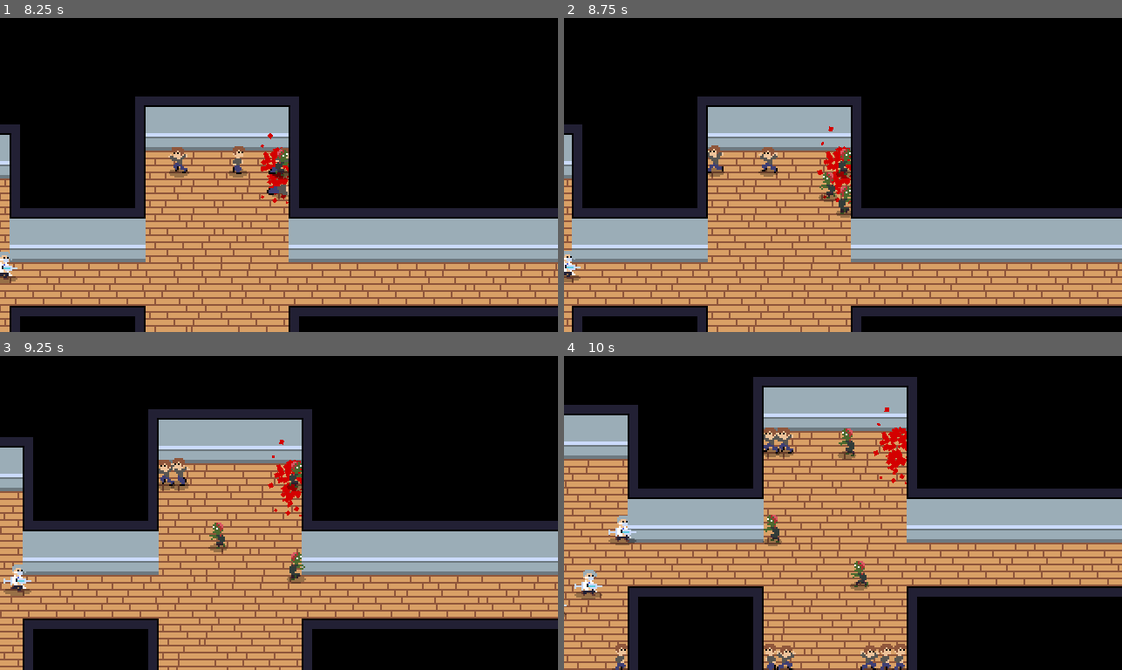
Above: before the commit, frames 1-4 (two rows, left to right).
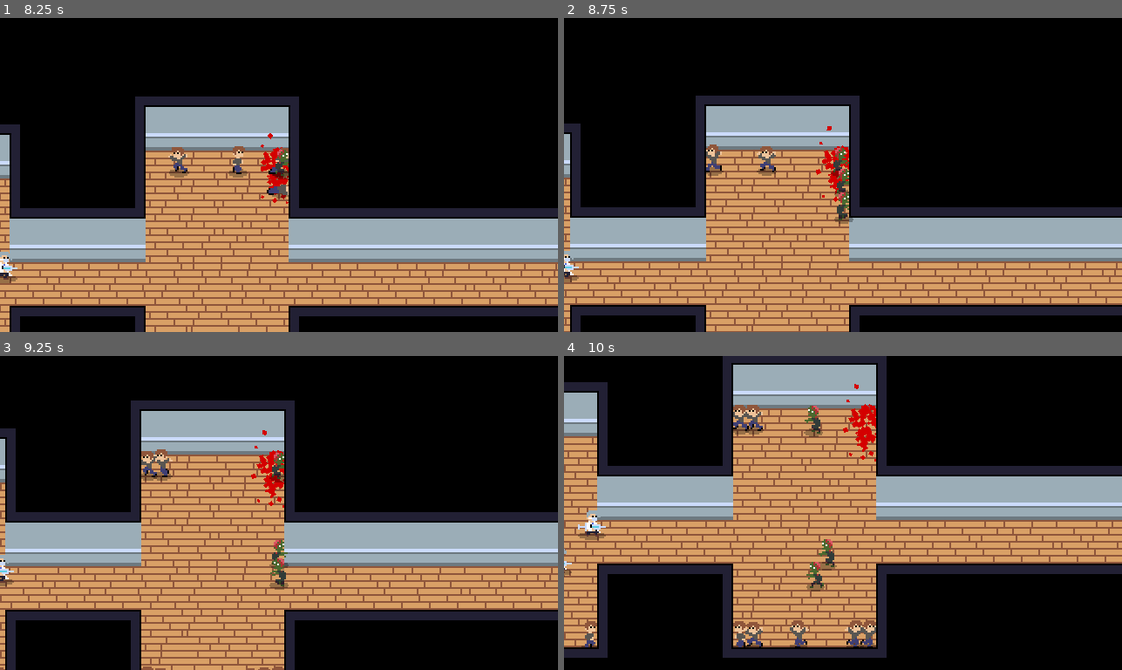
Above: after the commit, the same moments.

Repository: lucasericsson222/gmtk2024
Game: Godot game, scene res://scenes/menu.tscn
The game is run twice, just before and just after one commit, with the same random seed, the same clock (stepped at 60 frames per second) and the same inputs.
Inputs (mouse positions are in pixels of both pictures, inside the frame that each line leads up to):
- Up to frame 1 (8.25 s): click (279, 203) at 0.5 s; tap Enter at 1.25 s; move the mouse to (401, 159) at 1.27 s; hold D (right) 1.28-2.03 s; hold Shift (clump) 1.28-2.03 s; move the mouse to (167, 190) at 2.02 s; hold S (down) 2.03-2.78 s; tap Space (spread) at 2.1, 6.6 s; move the mouse to (334, 105) at 2.77 s; hold D (right) 2.78-3.53 s; hold F (throw) 2.78-3.53 s; move the mouse to (251, 237) at 3.52 s; hold W (up) 3.53-4.28 s; tap Shift (clump) at 3.6, 8.1 s; move the mouse to (446, 222) at 4.27 s; hold Space (spread) 4.28-5.03 s; hold A (left) 4.28-5.78 s; move the mouse to (111, 127) at 5.02 s; tap F (throw) at 5.1 s; move the mouse to (306, 175) at 5.77 s; hold S (down) 5.78-6.53 s; hold Shift (clump) 5.78-6.53 s; move the mouse to (195, 96) at 6.52 s; hold D (right) 6.53-7.28 s; move the mouse to (401, 159) at 7.27 s; hold W (up) 7.28-8.03 s; hold F (throw) 7.28-8.03 s; move the mouse to (167, 190) at 8.02 s; hold D (right) from 8.03 s (still down)
- Up to frame 2 (8.75 s): keep holding D (right)
- Up to frame 3 (9.25 s): move the mouse to (334, 443) at 8.77 s; release D (right) at 8.78 s; hold S (down) from 8.78 s (still down); hold Space (spread) from 8.78 s (still down)
- Up to frame 4 (10 s): move the mouse to (815, 575) at 9.52 s; release S (down) at 9.53 s; release Space (spread) at 9.53 s; hold A (left) from 9.53 s (still down); tap F (throw) at 9.6 s

Frame 1 is identical in both runs. In frame 2, 12% of the frame differs, in the area x 0-100%, y 24-100%; in frame 3, 38%; in frame 4, 53%, in the area x 0-100%, y 0-100%.

Commit message:
lower chance of out of bound spawn, and zombies can be converted to doctors sometimes

Diff:
--- a/scenes/super_zombie.tscn
+++ b/scenes/super_zombie.tscn
@@ -235,6 +235,7 @@
 has_bloody_conversions = false
 number_of_conversions = 5.0
 zombies_are_randomly_human = true
+randomly_spawn_doctors = true
 
 [node name="CollisionShape2D" type="CollisionShape2D" parent="ConversionComponent"]
 position = Vector2(0, 3)
--- a/scenes/zombie.tscn
+++ b/scenes/zombie.tscn
@@ -222,6 +222,7 @@
 animated_sprite = NodePath("../AnimatedSprite2D")
 immunity_timeout = 0.1
 has_bloody_conversions = false
+randomly_spawn_doctors = true
 
 [node name="CollisionShape2D" type="CollisionShape2D" parent="ConversionComponent"]
 visible = false
--- a/scripts/conversion_component.gd
+++ b/scripts/conversion_component.gd
@@ -8,7 +8,8 @@
 @export var has_bloody_conversions = true
 @export var number_of_conversions: float = 1
 @export var zombies_are_randomly_human = false
-var spawn_offset_distance = 5
+@export var randomly_spawn_doctors = false
+var spawn_offset_distance = 3
 
 #var human_scene = preload("res://scenes/human.tscn")
 
@@ -57,7 +58,14 @@
 			if zombies_are_randomly_human:
 				if randi_range(0, 1) == 0:
 					var human_scene = load("res://scenes/human.tscn")
+					if randomly_spawn_doctors:
+						if randi_range(0, 1) == 0:
+							human_scene = load("res://scenes/doctor.tscn")
 					converted_instance = human_scene.instantiate()
+			else:
+				if randomly_spawn_doctors:
+					if randi_range(0, 1) == 0:
+						converted_instance = load("res://scenes/doctor.tscn").instantiate()
 			converted_instance.position = center_position + offset
 			get_parent().get_parent().add_child(converted_instance)
 		get_parent().queue_free()
--- a/scripts/doctor.gd
+++ b/scripts/doctor.gd
@@ -120,8 +120,7 @@
 		target = null
 		return
 	var laser_instance = syringe_laser_scene.instantiate()
-	var displacement = target.position - position
-	var facing = displacement.x < 0
+	var facing = $AnimatedSprite2D.flip_h
 	laser_instance.is_flipped = facing
 	var laser_offset
 	if facing:
